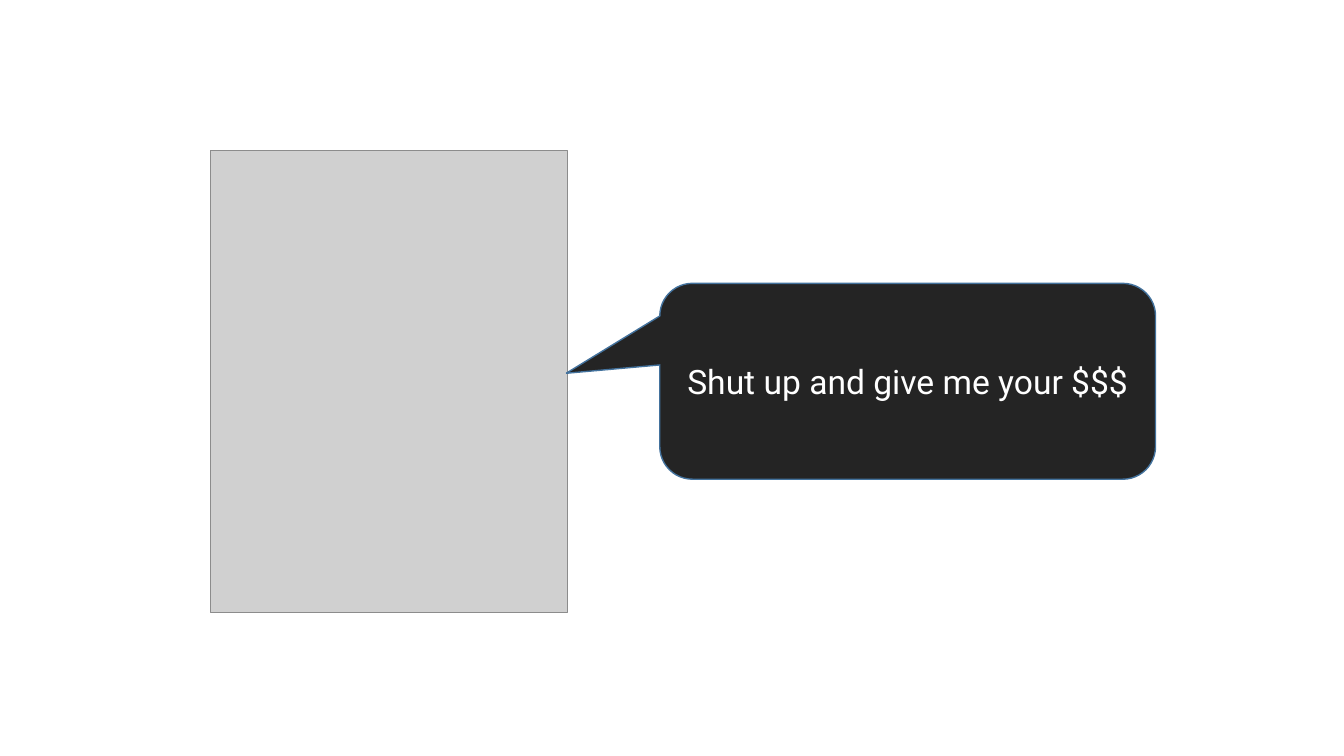
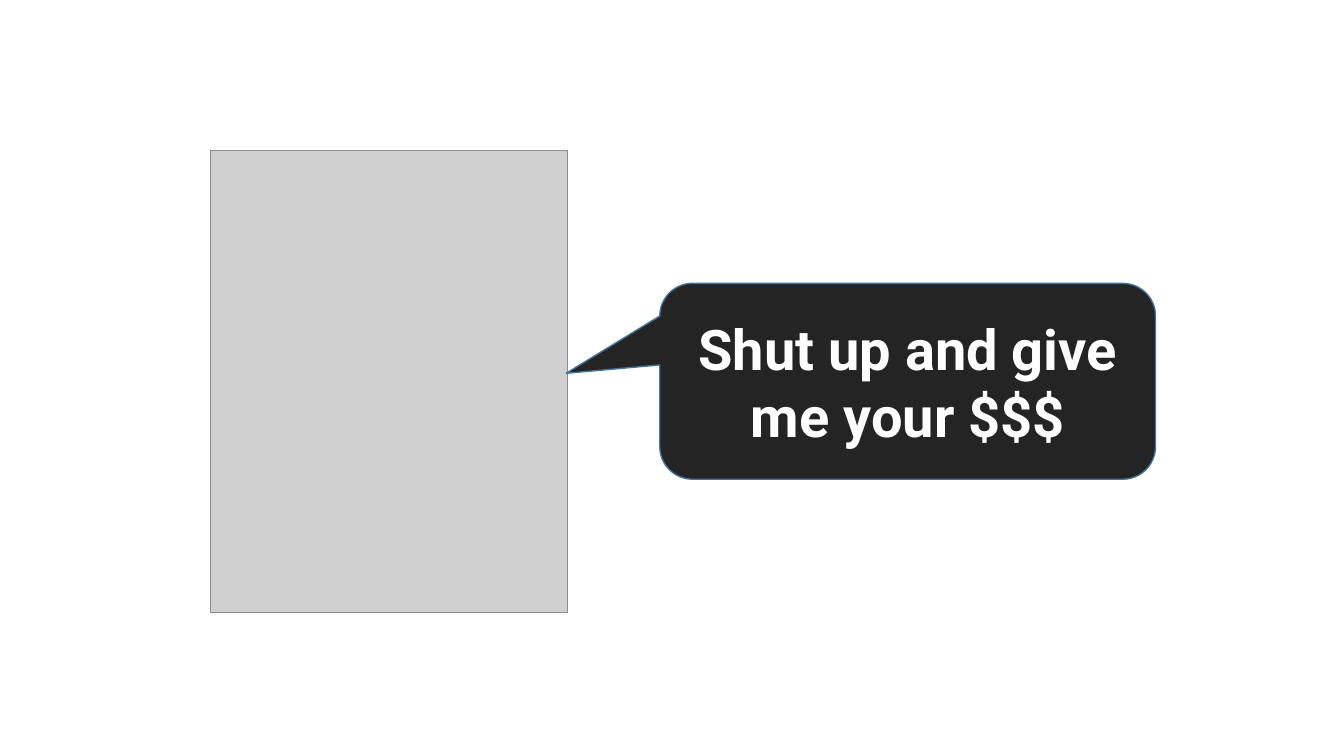
Before and after one commit to datamaniac03/Simple-Tweet-Text-Analysis, a slide deck: slide 2 of Presentation1.pptx. Drawn at 1344x756 pixels with LibreOffice and Linux fonts; fonts in the diff are those of the drawing; grey boxes stand for pictures; background and template pictures are left out. Boxes give left, top, right and bottom in pixels: in the first picture for what was removed or moved away, otherwise in the second. Text is boxed around its words. In the diff, an @@ line names an element or a change of style, - is before the commit and + after.

```diff
--- a/Presentation1.pptx
+++ b/Presentation1.pptx
@@ rounded speech box "Shut up and give me ..." at bbox=[660, 283, 1156, 479]: size 24 to 40 pt, bold on @@
```
Also in this commit, not shown: 6 other slides changed, 3 slides added, 2 slides removed.
